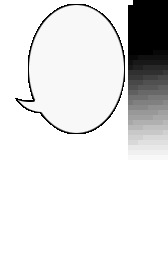
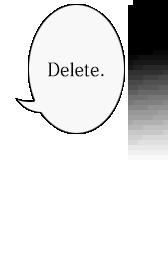
Layer changes from the first 168×256 image to the second:
added layer "Delete." above "Layer 1" over [left=48, top=62, right=104, bottom=77]
